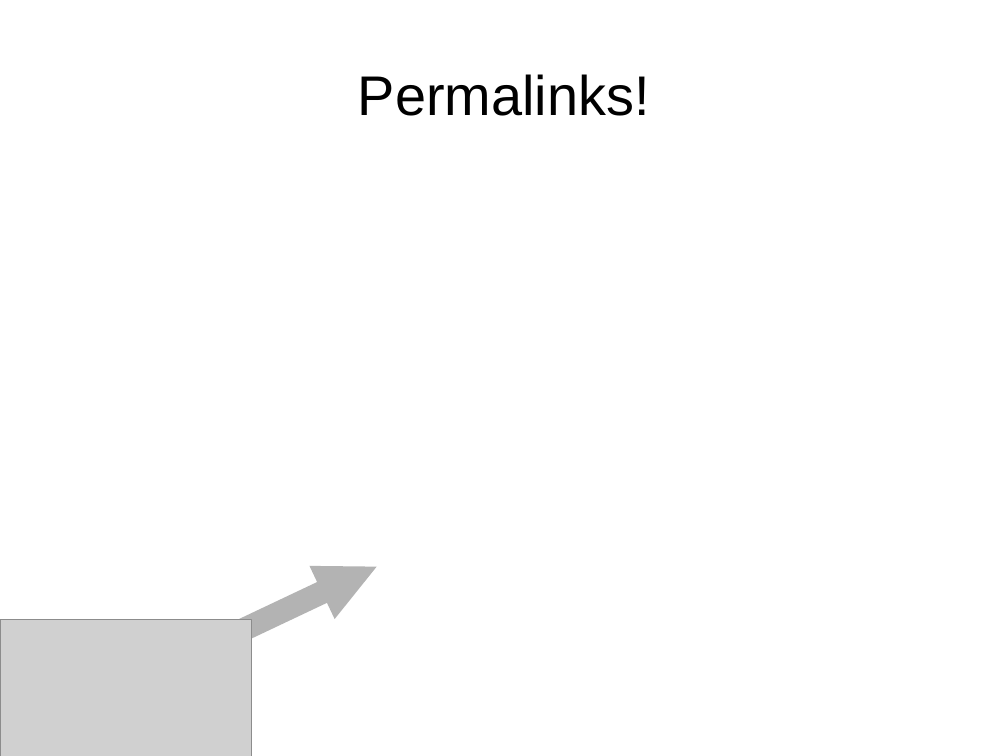
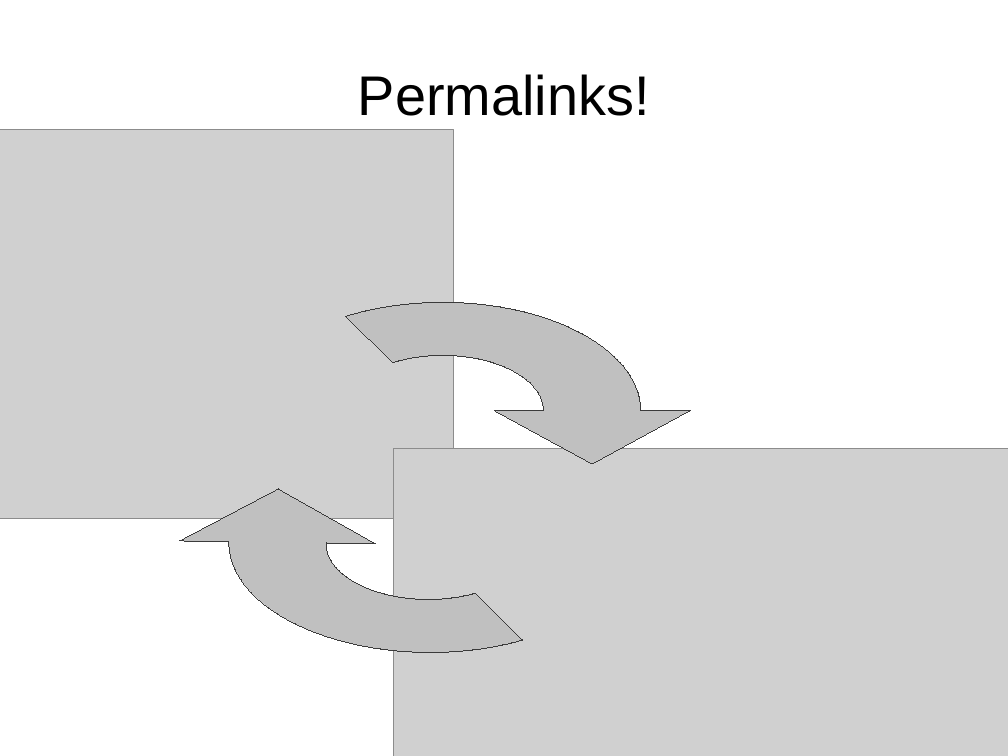
Before and after one commit to banksJeremy/slide-drive, a slide deck: slide 32 of examples/demo.odp. Drawn at 1008x756 pixels with LibreOffice and Linux fonts; fonts in the diff are those of the drawing; grey boxes stand for pictures. Boxes give left, top, right and bottom in pixels: in the first picture for what was removed or moved away, otherwise in the second. Text is boxed around its words. In the diff, an @@ line names an element or a change of style, - is before the commit and + after.

```diff
--- a/examples/demo.odp
+++ b/examples/demo.odp
@@ picture added at [0, 130, 454, 519] @@
@@ freeform shape added at [245, 303, 641, 519], fill #C0C0C0, outline #333333 0 pt @@
@@ freeform shape added at [227, 434, 626, 655], fill #C0C0C0, outline #333333 0 pt @@
@@ picture: place and size @@
-picture at [0, 619, 252, 756]
+picture at [394, 448, 1008, 756]
@@ right arrow removed at [108, 540, 389, 715] @@
```
Also in this commit, not shown: 6 other slides changed, 2 slides added, 2 other files.
